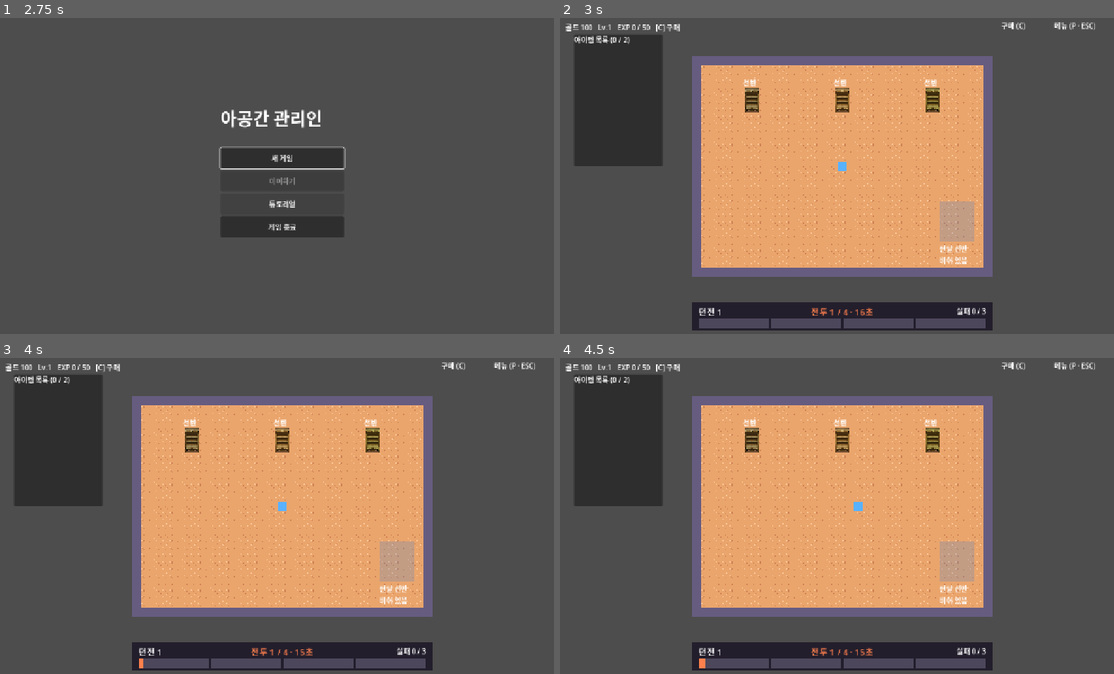
Above: before the commit, frames 1-4 (two rows, left to right).
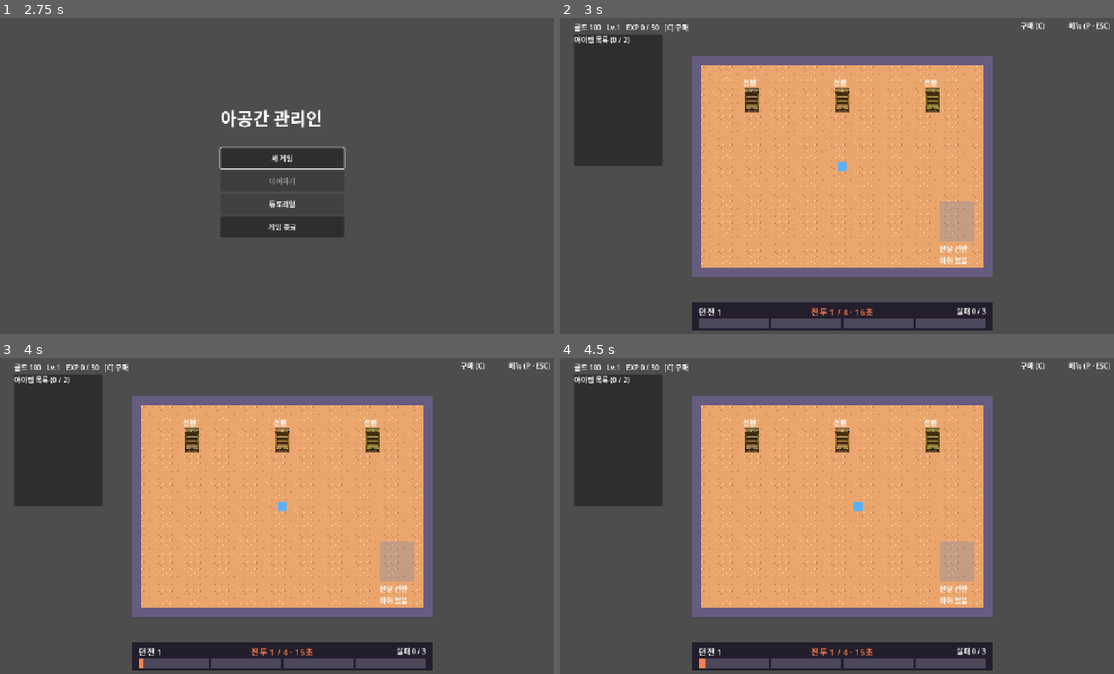
Above: after the commit, the same moments.

Repository: JaeyoungMyo/TheBetweenkeeper
Game: Godot game, scene res://scenes/main_menu.tscn
The game is run twice, just before and just after one commit, with the same random seed, the same clock (stepped at 60 frames per second) and the same inputs.
Inputs (mouse positions are in pixels of both pictures, inside the frame that each line leads up to):
- Up to frame 1 (2.75 s): click "새 게임" at 0.5 s; click "새 게임" at 1.25 s; click "튜토리얼" at 2 s
- Up to frame 2 (3 s): tap Enter at 2.75 s; move the mouse to (964, 160) at 2.77 s; hold Right from 2.78 s (still down); tap X at 2.85 s; click (964, 160) at 2.92 s
- Up to frame 3 (4 s): release Right at 3.5 s; tap Space at 3.5 s; drag from (171, 531) to (254, 579) at 3.52 s
- Up to frame 4 (4.5 s): tap Enter at 4.25 s; move the mouse to (897, 446) at 4.27 s; hold Right (move_right) from 4.28 s (still down); tap E (open_shelf) at 4.35 s; click (897, 446) at 4.42 s

Frame 1 is identical in both runs. In frame 2, 0.6% of the frame differs, in the area x 1-100%, y 1-5%; in frame 3, 0.6%; in frame 4, 0.6%.

Commit message:
메뉴에서 구매 제거, 메뉴 글자·버튼 가운데 정렬, 상단 안내·퀘스트 패널을 32px 여백 열에 맞춤
Co-Authored-By: Claude Haiku 5.5 <noreply@anthropic.com>
Claude-Session: https://claude.ai/code/session_0121nzt2UG16d76XWYTLiz1b

Diff:
--- a/scripts/ui/growth_ui.gd
+++ b/scripts/ui/growth_ui.gd
@@ -13,7 +13,7 @@
 func _ready() -> void:
 	process_mode = Node.PROCESS_MODE_ALWAYS
 	layer = 2
-	hud.position = Vector2(12, 12)
+	hud.position = Vector2(32, 12)
 	hud.mouse_filter = Control.MOUSE_FILTER_IGNORE
 	add_child(hud)
 	menu.position = Vector2(440, 180)
@@ -30,7 +30,10 @@
 	var buy_hint := Label.new()
 	buy_hint.name = "buy-open-button"
 	buy_hint.text = "구매 (C)"
-	buy_hint.position = Vector2(1000, 8)
+	# 오른쪽 위 안내 줄 (메뉴 안내와 같은 오른쪽 여백에 맞춘다)
+	buy_hint.position = Vector2(948, 8)
+	buy_hint.size = Vector2(150, 24)
+	buy_hint.horizontal_alignment = HORIZONTAL_ALIGNMENT_RIGHT
 	buy_hint.mouse_filter = Control.MOUSE_FILTER_IGNORE
 	add_child(buy_hint)
 	EconomyManager.gold_changed.connect(_on_gold_changed)
--- a/scripts/ui/pause_menu.gd
+++ b/scripts/ui/pause_menu.gd
@@ -17,11 +17,8 @@
 func _ready() -> void:
 	layer = 7
 	process_mode = Node.PROCESS_MODE_ALWAYS
-	# 상단 표시만 (마우스 버튼 없음)
-	_hint = Label.new()
-	_hint.text = "메뉴 (P · ESC)"
-	_hint.position = Vector2(1120, 8)
-	_hint.mouse_filter = Control.MOUSE_FILTER_IGNORE
+	# 오른쪽 위 안내 (오른쪽 여백 32px 에 맞춘다)
+	_hint = _corner_label("메뉴 (P · ESC)", 1098, 8)
 	add_child(_hint)
 	_overlay = ColorRect.new()
 	_overlay.color = Color(0, 0, 0, 0.6)
@@ -29,42 +26,61 @@
 	_overlay.mouse_filter = Control.MOUSE_FILTER_STOP
 	_overlay.visible = false
 	add_child(_overlay)
-	var title := Label.new()
-	title.text = "메뉴"
-	title.position = Vector2(560, 150)
-	title.add_theme_font_size_override("font_size", 36)
-	_overlay.add_child(title)
+	# 모든 줄을 화면 가운데에 쌓는다 (글자와 버튼이 같은 중심선에 맞는다)
+	var column := VBoxContainer.new()
+	column.set_anchors_preset(Control.PRESET_FULL_RECT)
+	column.offset_top = 140
+	column.alignment = BoxContainer.ALIGNMENT_BEGIN
+	column.add_theme_constant_override("separation", 10)
+	_overlay.add_child(column)
+	var title := _centered_label("메뉴", 36)
+	column.add_child(title)
 	_buttons = VBoxContainer.new()
-	_buttons.position = Vector2(500, 220)
 	_buttons.custom_minimum_size = Vector2(280, 0)
-	_overlay.add_child(_buttons)
+	_buttons.size_flags_horizontal = Control.SIZE_SHRINK_CENTER
+	_buttons.add_theme_constant_override("separation", 8)
+	column.add_child(_buttons)
 	_resume_button = _add_button("계속하기 (P)", toggle)
-	_add_button("구매 (C)", _open_buy)
 	_add_button("전체 화면 전환", func() -> void: _toggle_fullscreen())
 	_add_button("조작 안내", _show_help)
 	_add_button("메인 메뉴로", go_to_menu)
-	_help = Label.new()
-	_help.text = CONTROLS
-	_help.position = Vector2(440, 200)
+	_help = _centered_label(CONTROLS, 20)
 	_help.visible = false
-	_help.add_theme_font_size_override("font_size", 20)
-	_overlay.add_child(_help)
+	column.add_child(_help)
 	_back = Button.new()
 	_back.text = "뒤로"
-	_back.position = Vector2(560, 470)
+	_back.custom_minimum_size = Vector2(160, 44)
+	_back.size_flags_horizontal = Control.SIZE_SHRINK_CENTER
 	_back.visible = false
 	_back.pressed.connect(_hide_help)
-	_overlay.add_child(_back)
-	var note := Label.new()
-	note.text = "(마지막 자동 저장 이후 진행은 저장되지 않습니다)"
-	note.position = Vector2(440, 520)
-	_overlay.add_child(note)
+	column.add_child(_back)
+	column.add_child(_centered_label("(마지막 자동 저장 이후 진행은 저장되지 않습니다)", 16))
+
+
+func _centered_label(text: String, font_size: int) -> Label:
+	var l := Label.new()
+	l.text = text
+	l.horizontal_alignment = HORIZONTAL_ALIGNMENT_CENTER
+	l.add_theme_font_size_override("font_size", font_size)
+	l.mouse_filter = Control.MOUSE_FILTER_IGNORE
+	return l
+
+
+func _corner_label(text: String, x: float, y: float) -> Label:
+	var l := Label.new()
+	l.text = text
+	l.position = Vector2(x, y)
+	l.size = Vector2(1248 - x, 24)
+	l.horizontal_alignment = HORIZONTAL_ALIGNMENT_RIGHT
+	l.mouse_filter = Control.MOUSE_FILTER_IGNORE
+	return l
 
 
 func _add_button(text: String, action: Callable) -> Button:
 	var b := Button.new()
 	b.text = text
 	b.custom_minimum_size = Vector2(280, 44)
+	b.alignment = HORIZONTAL_ALIGNMENT_CENTER
 	b.pressed.connect(action)
 	_buttons.add_child(b)
 	return b
@@ -82,14 +98,6 @@
 	_help.visible = false
 	_back.visible = false
 	_resume_button.call_deferred("grab_focus")
-
-
-## 구매: 메뉴를 닫고 구매 메뉴를 연다 (구매 메뉴는 게임이 움직일 때만 열린다)
-func _open_buy() -> void:
-	toggle()
-	var growth = get_parent().find_child("GrowthUi", true, false)
-	if growth != null and not growth.menu.visible:
-		growth.toggle_menu()
 
 
 func _toggle_fullscreen() -> void:
--- a/scripts/ui_dungeon/dungeon_ui.gd
+++ b/scripts/ui_dungeon/dungeon_ui.gd
@@ -372,8 +372,9 @@
 
 func _build_hud() -> void:
 	_quest_box = PanelContainer.new()
-	_quest_box.position = Vector2(8, 560)
-	_quest_box.custom_minimum_size = Vector2(240, 0)
+	# 아이템 목록과 같은 왼쪽 열 (x 32, 폭 200)
+	_quest_box.position = Vector2(32, 560)
+	_quest_box.custom_minimum_size = Vector2(200, 0)
 	_quest_box.visible = false
 	_quest_box.mouse_filter = Control.MOUSE_FILTER_IGNORE
 	var box_style := StyleBoxFlat.new()
@@ -384,7 +385,7 @@
 	_quest_text = RichTextLabel.new()
 	_quest_text.bbcode_enabled = true
 	_quest_text.fit_content = true
-	_quest_text.custom_minimum_size = Vector2(230, 0)
+	_quest_text.custom_minimum_size = Vector2(184, 0)
 	_quest_box.add_child(_quest_text)
 	add_child(_quest_box)
 	# 아래쪽 던전 진행 바: 전투 칸과 지금 단계 (전투 · 정비 · 수면 · 마을 방문)
Not shown, changed: aidlc-docs/audit.md
